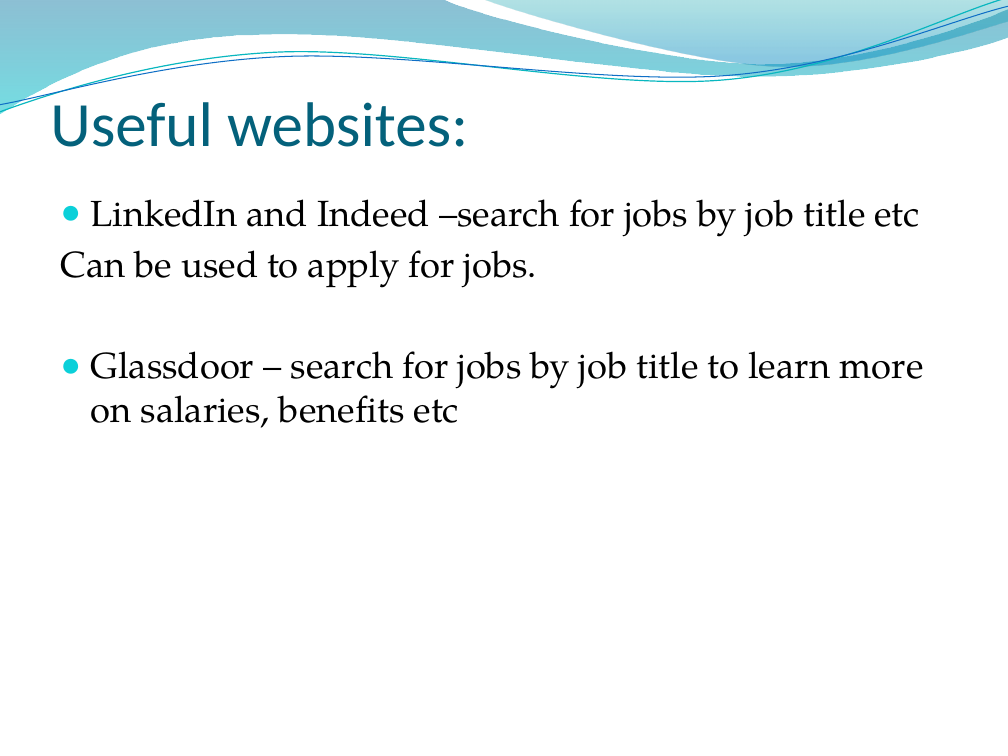
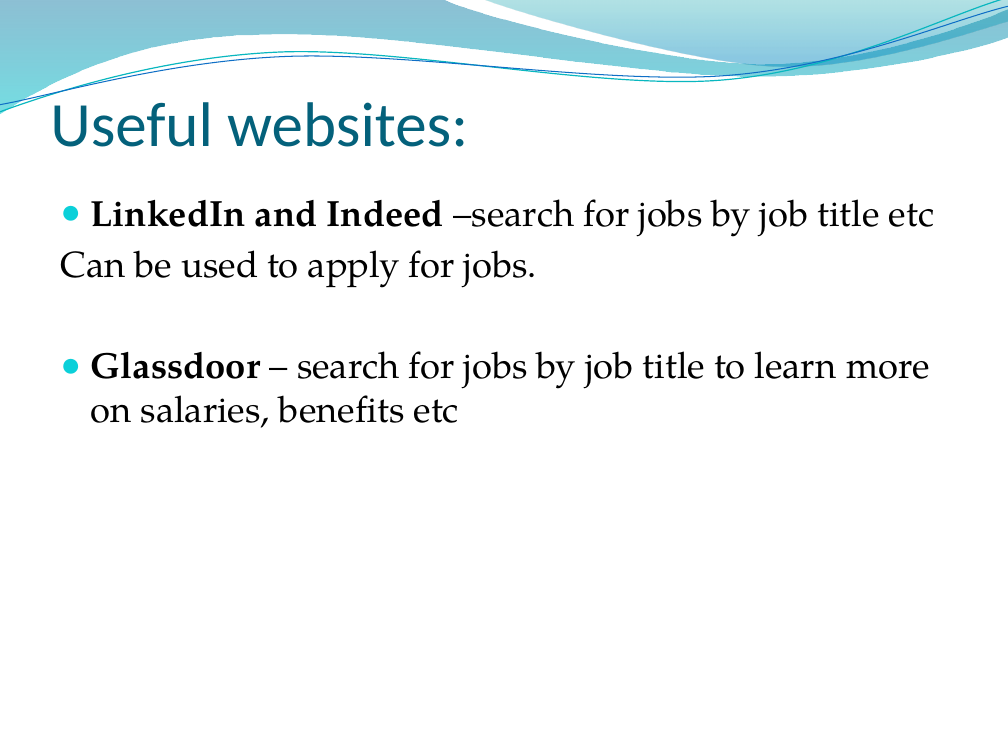
Before and after one commit to rkavitha/PresentationOnITIndustry, a slide deck: slide 13 of IT Industry.pptx. Drawn at 1008x756 pixels with LibreOffice and Linux fonts; fonts in the diff are those of the drawing; background and template pictures are left out. Boxes give left, top, right and bottom in pixels: in the first picture for what was removed or moved away, otherwise in the second. Text is boxed around its words. In the diff, an @@ line names an element or a change of style, - is before the commit and + after.

```diff
--- a/IT Industry.pptx
+++ b/IT Industry.pptx
@@ text at (x1=91, y1=199, x2=934, y2=428): bold on in "LinkedIn and Indeed", "Glassdoor" @@
```
Also in this commit, not shown: 1 other slide changed.
